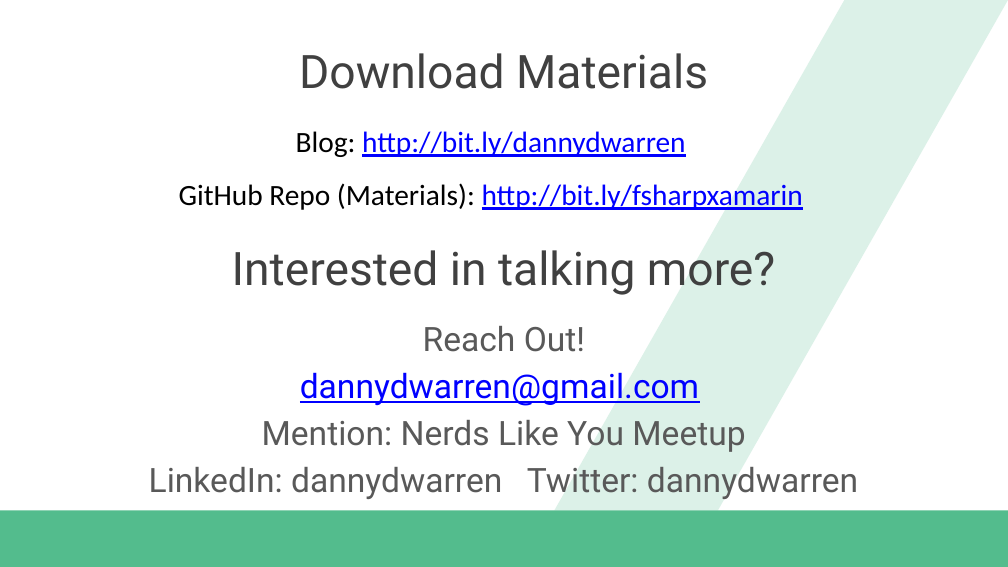
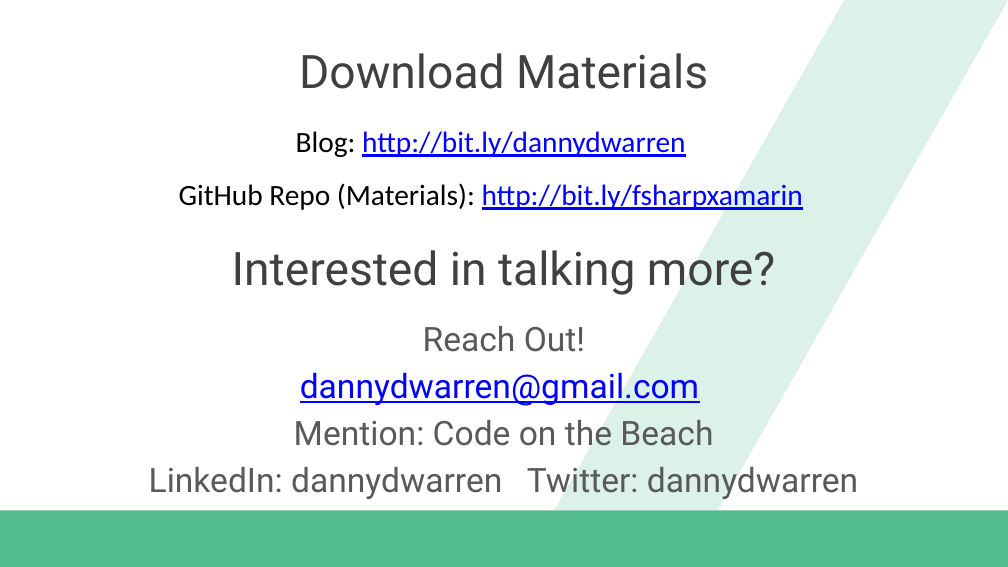
Before and after one commit to dannydwarren/FSharpXamarin, a slide deck: slide 20 of FSharpXamarin_Slides.pptx. Drawn at 1008x567 pixels with LibreOffice and Linux fonts; fonts in the diff are those of the drawing; background and template pictures are left out. Boxes give left, top, right and bottom in pixels: in the first picture for what was removed or moved away, otherwise in the second. Text is boxed around its words. In the diff, an @@ line names an element or a change of style, - is before the commit and + after.

Commit message:
Getting ready for Code on the Beach

```diff
--- a/FSharpXamarin_Slides.pptx
+++ b/FSharpXamarin_Slides.pptx
@@ text at [294, 420, 713, 446]: text changed @@
-Mention: Nerds Like You Meetup
+Mention: Code on the Beach
```
Also in this commit, not shown: 4 other slides changed, 3 other files.
